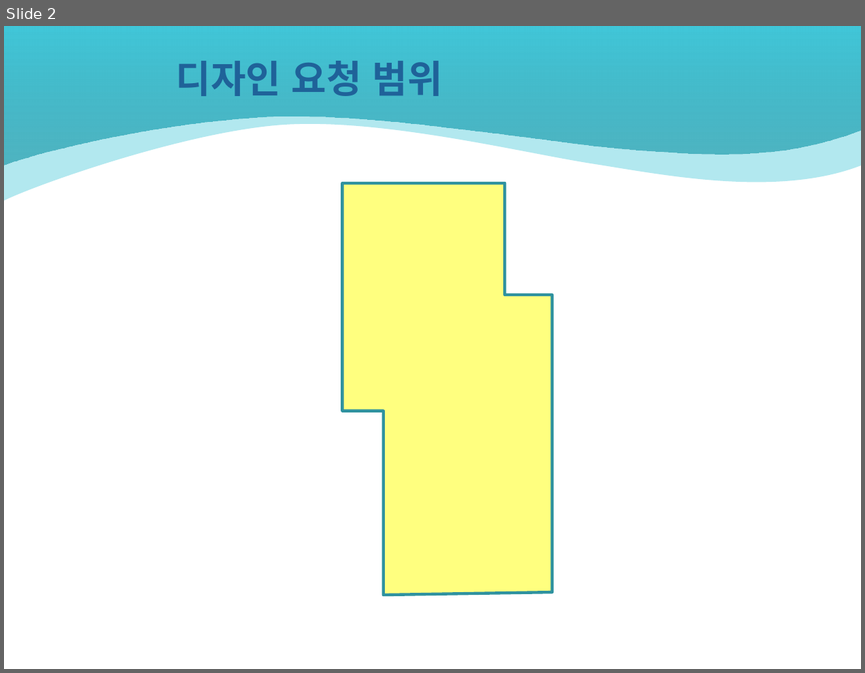
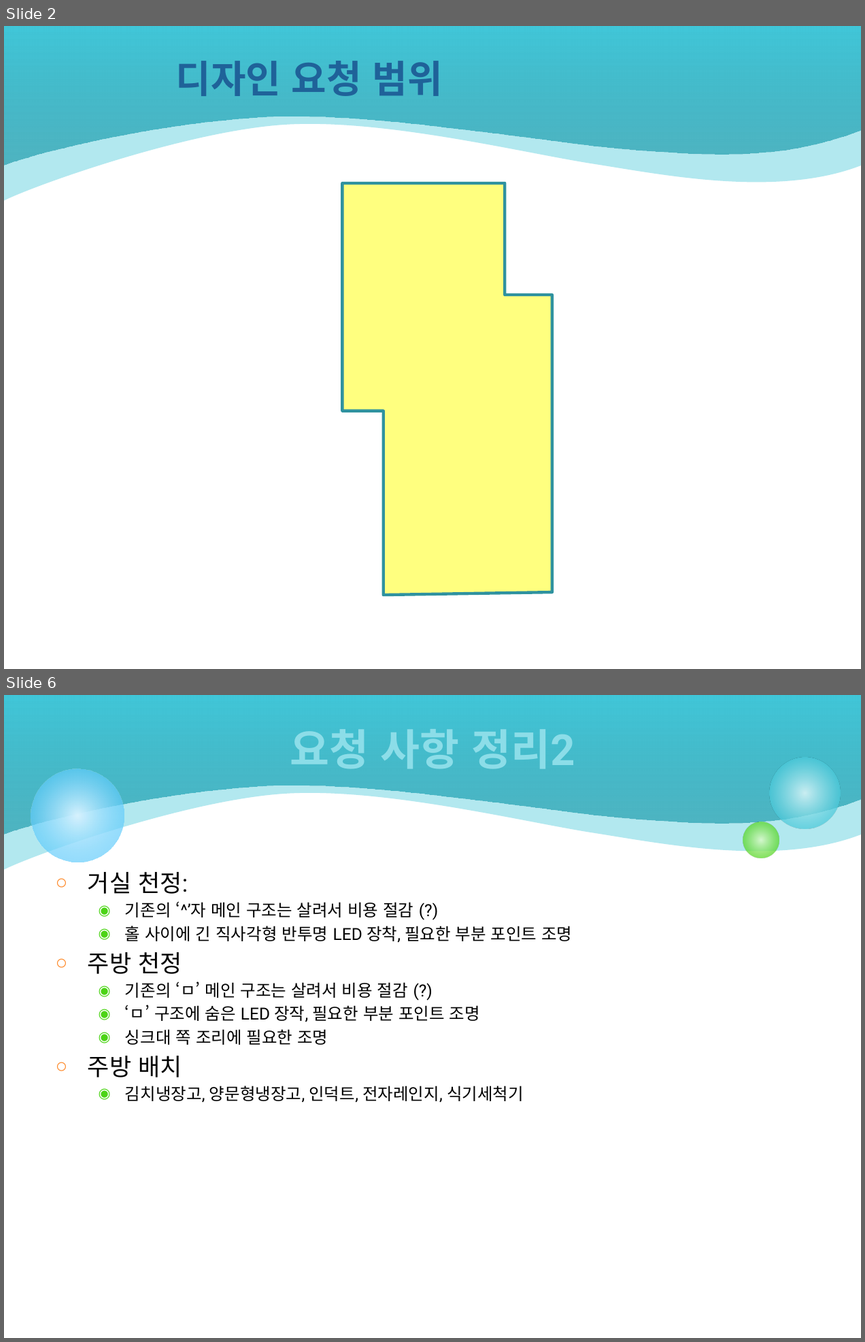
Before and after one commit to ketri-scs/4f_design, a slide deck: 100_컨셉 디자인/K220123_인테리어 컨셉 디자인 요청 사항 v0.8.pptx. Shown one above the other, each under a label of ours: slide 2 before the commit, slides 2 and 6 after it; the slides between them are not shown. The pictures are 865x673 and 865x1342 pixels, drawn with LibreOffice and Linux fonts; fonts in the diff are those of the drawing; background and template pictures are left out. Boxes give left, top, right and bottom in pixels: in the first picture for what was removed or moved away, otherwise in the second. Text is boxed around its words. In the diff, an @@ line names an element or a change of style, - is before the commit and + after.

```diff
--- a/100_컨셉 디자인/K220123_인테리어 컨셉 디자인 요청 사항 v0.8.pptx
+++ b/100_컨셉 디자인/K220123_인테리어 컨셉 디자인 요청 사항 v0.8.pptx
@@ slide 6 added at bbox=[4, 695, 861, 1338], background #FFFFFF; not listed: 2 template elements that a slide beside it also shows @@
@@ title added at bbox=[290, 729, 575, 769], 36 pt, text gradient #D9F4F7 to #8CDDE8, bold @@
+요청 사항 정리2
@@ ellipse added at bbox=[31, 768, 124, 862], fill gradient #D6F2FE to #33BDFB @@
@@ ellipse added at bbox=[769, 758, 840, 829], fill gradient #D9F4F7 to #40C6D8 @@
@@ ellipse added at bbox=[742, 821, 779, 858], fill gradient #DAFACD to #4CD416 @@
@@ text added at bbox=[88, 872, 572, 1102], 14 pt, text #000000 @@
+○ 거실 천정:
+  ◉ 기존의 ‘^’자 메인 구조는 살려서 비용 절감 (?)
+  ◉ 홀 사이에 긴 직사각형 반투명 LED 장착, 필요한 부분 포인트 조명
+○ 주방 천정
+  ◉ 기존의 ‘ㅁ’ 메인 구조는 살려서 비용 절감 (?)
+  ◉ ‘ㅁ’ 구조에 숨은 LED 장작, 필요한 부분 포인트 조명
+  ◉ 싱크대 쪽 조리에 필요한 조명
+○ 주방 배치
+  ◉ 김치냉장고, 양문형냉장고, 인덕트, 전자레인지, 식기세척기
```
Also in this commit, not shown: 3 other slides added, 1 slide removed.
